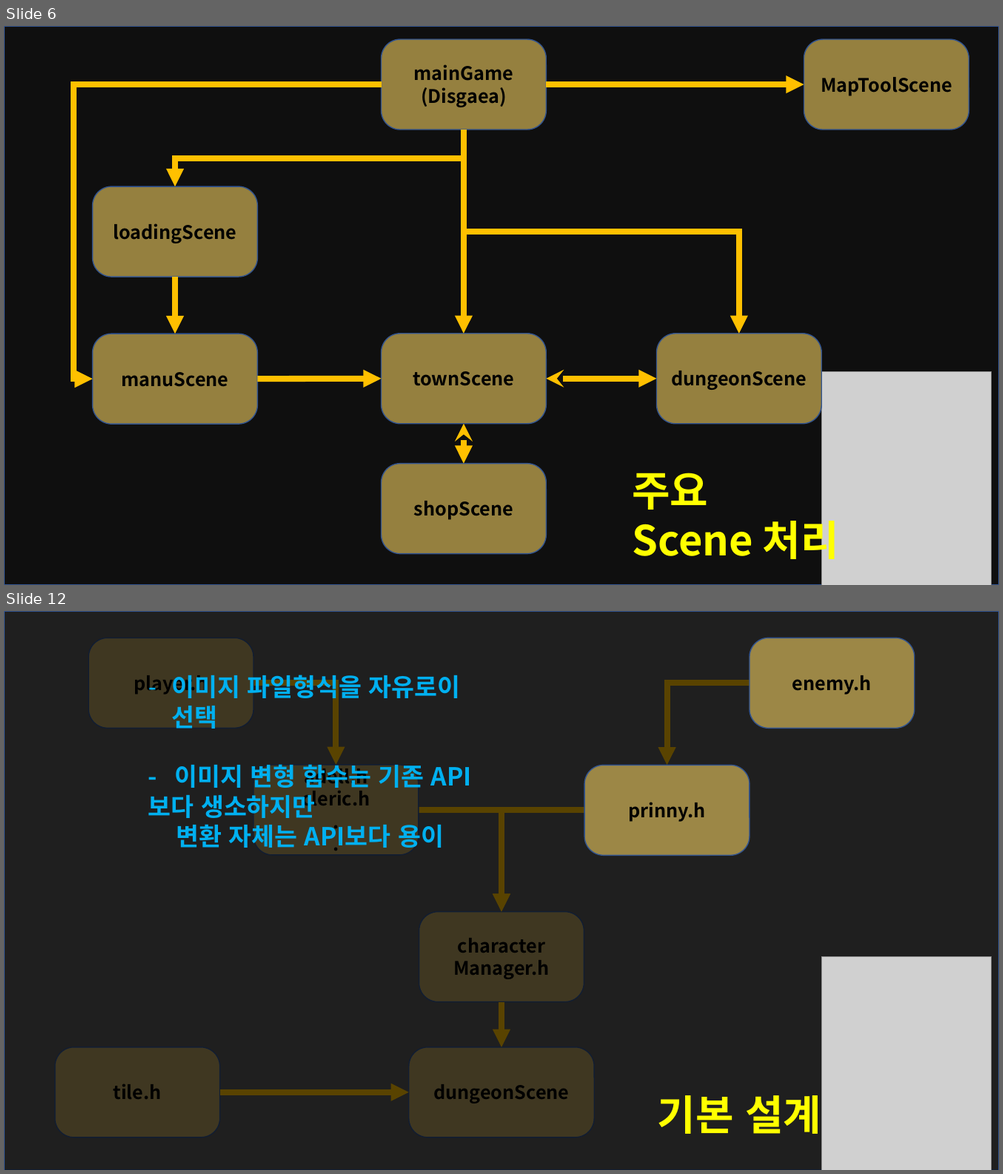
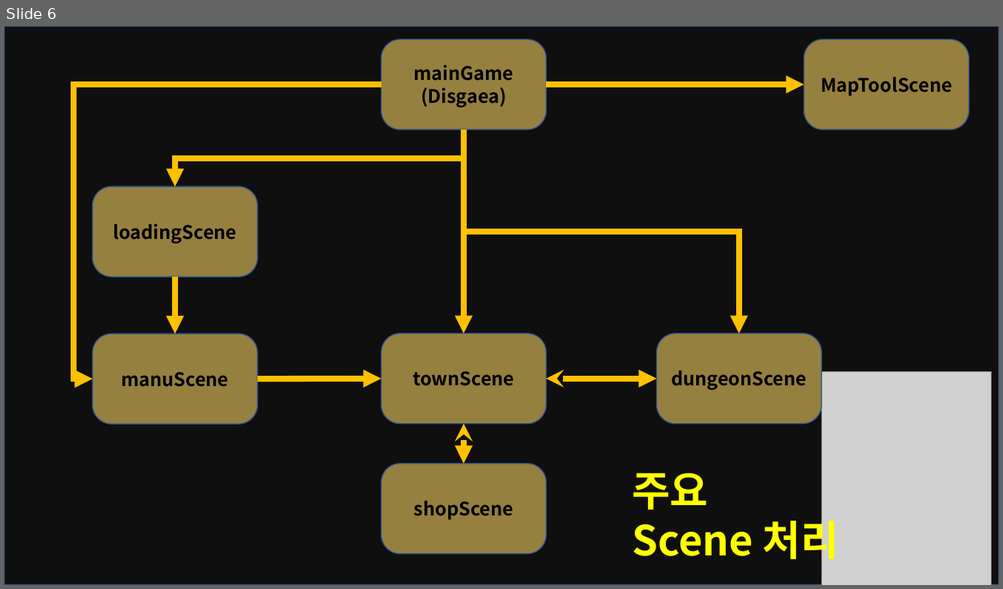
Before and after one commit to RecetteLemon/Disgaea, a slide deck: PPT/Disgaea.pptx. Shown one above the other, each under a label of ours: slides 6 and 12 before the commit, slide 6 after it; the slides between them are not shown. The pictures are 1003x1174 and 1003x589 pixels, drawn with LibreOffice and Linux fonts; fonts in the diff are those of the drawing; grey boxes stand for pictures; background and template pictures are left out; a plain dark background stands for a picture behind light text. Boxes give left, top, right and bottom in pixels: in the first picture for what was removed or moved away, otherwise in the second. Text is boxed around its words. In the diff, an @@ line names an element or a change of style, - is before the commit and + after.

```diff
--- a/PPT/Disgaea.pptx
+++ b/PPT/Disgaea.pptx
@@ slide 12 removed at (4,611,999,1170), background picture (left out) @@
@@ rectangle removed at (4,611,999,1170) @@
@@ rectangle removed at (4,611,999,1170) @@
@@ rounded rectangle removed at (88,638,253,728) @@
-player.h
@@ rounded rectangle removed at (749,638,914,728) @@
-enemy.h
@@ text removed at (171,675,461,851) @@
-– 이미지 파일형식을 자유로이 선택
-- 이미지 변형 함수는 기존 API보다 생소하지만
-변환 자체는 API보다 용이
@@ elbow arrow removed from (253, 684) to (336, 765) @@
@@ elbow arrow removed from (749, 684) to (666, 766) @@
@@ rounded rectangle removed at (253,765,418,855) @@
-adell.h
-cleric.h
-.
-.
@@ rounded rectangle removed at (584,766,749,856) @@
-prinny.h
@@ elbow arrow removed from (418, 810) to (502, 911) @@
@@ elbow arrow removed from (584, 810) to (502, 911) @@
@@ rounded rectangle removed at (419,911,583,1002) @@
-character
-Manager.h
@@ picture removed at (822,957,991,1170) @@
@@ arrow removed from (502, 1002) to (502, 1048) @@
@@ rounded rectangle removed at (55,1048,219,1138) @@
-tile.h
@@ rounded rectangle removed at (408,1048,594,1138) @@
-dungeonScene
@@ arrow removed from (219, 1093) to (408, 1093) @@
@@ text removed at (657,1096,821,1134) @@
-기본 설계
```
Also in this commit, not shown: 5 slides changed.
